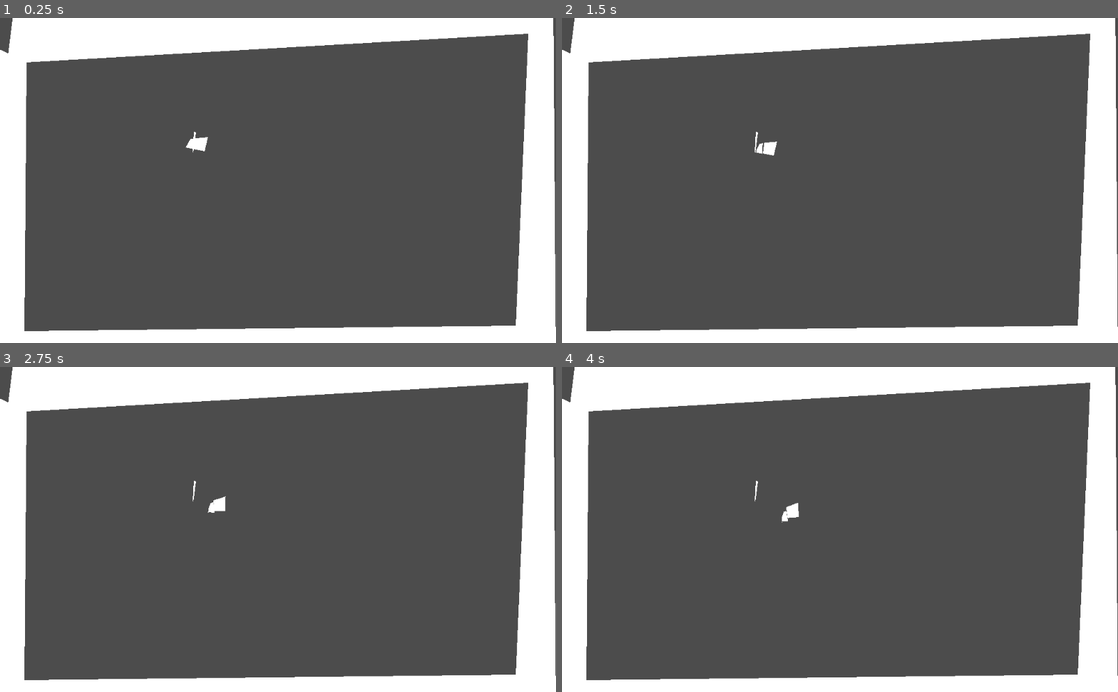
Above: before the commit, frames 1-4 (two rows, left to right).
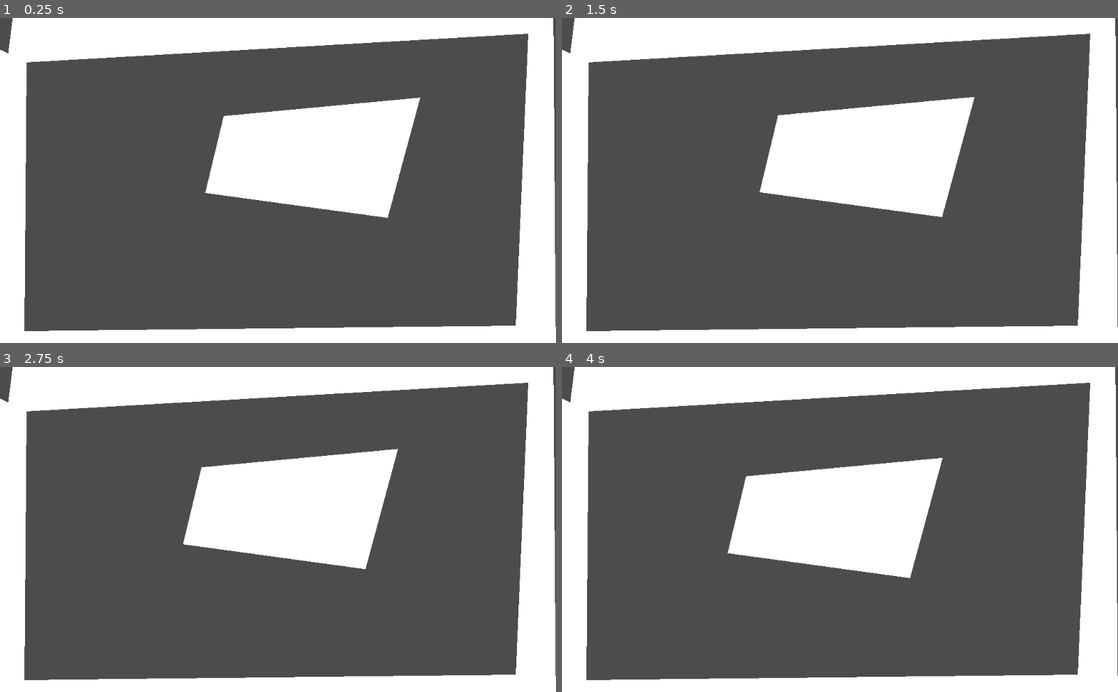
Above: after the commit, the same moments.

Repository: kennethbchen/Space-Chef-Game
Game: Godot game, scene res://Game.tscn
Same seed, same stepped clock (60 frames per second), same inputs: the game is played once before the commit and once after it.
Inputs (mouse positions are in pixels of both pictures, inside the frame that each line leads up to):
- Up to frame 1 (0.25 s): no input
- Up to frame 2 (1.5 s): tap Enter at 0.5 s; move the mouse to (962, 164) at 0.52 s; click (962, 164) at 0.67 s; move the mouse to (728, 196) at 1.27 s; click (728, 196) at 1.42 s
- Up to frame 3 (2.75 s): move the mouse to (333, 458) at 2.02 s; click (333, 458) at 2.17 s
- Up to frame 4 (4 s): move the mouse to (812, 594) at 2.77 s; click (812, 594) at 2.92 s; move the mouse to (1006, 578) at 3.52 s; click (1006, 578) at 3.67 s

The runs differ from the first frame. In frame 1, 11% of the frame differs, in the area x 33-76%, y 24-62%; in frame 2, 11%; in frame 3, 10%; in frame 4, 10%.

Commit message:
Implemented cutting polygons

Diff:
--- a/Game.tscn
+++ b/Game.tscn
@@ -1,12 +1,17 @@
-[gd_scene load_steps=4 format=2]
+[gd_scene load_steps=5 format=2]
 
-[ext_resource path="res://Libraries/polygon2d-fracture/RigidBody2D.gd" type="Script" id=1]
+[ext_resource path="res://Sprites/Square.png" type="Texture" id=1]
+[ext_resource path="res://Libraries/polygon2d-fracture/RigidBody2D.gd" type="Script" id=2]
 [ext_resource path="res://Scripts/Game.gd" type="Script" id=3]
 [ext_resource path="res://Scenes/BaseObject.tscn" type="PackedScene" id=4]
 
 [node name="Game" type="Node2D"]
 script = ExtResource( 3 )
 base_object = ExtResource( 4 )
+
+[node name="CutLine" type="Line2D" parent="."]
+width = 1.0
+default_color = Color( 1, 0, 0, 1 )
 
 [node name="Walls" type="StaticBody2D" parent="."]
 
@@ -16,17 +21,15 @@
 [node name="Polygon2D2" type="Polygon2D" parent="Walls"]
 polygon = PoolVector2Array( 49, 82, 45, 578, 950, 568, 973, 29, 13, 84, 26, -22, 1019, -34, 1024, 637, -43, 623, -15, 51 )
 
-[node name="CutSource" type="Polygon2D" parent="."]
-polygon = PoolVector2Array( 355, 247, 357, 210, 361, 211, 356, 249 )
-
 [node name="Objects" type="Node" parent="."]
 
 [node name="BaseObject" type="RigidBody2D" parent="Objects"]
 position = Vector2( 360, 232 )
-script = ExtResource( 1 )
+script = ExtResource( 2 )
+poly_texture = ExtResource( 1 )
 
 [node name="CollisionPolygon2D" type="CollisionPolygon2D" parent="Objects/BaseObject"]
-polygon = PoolVector2Array( -9, -9, -18, 7, 17, 14, 23, -12 )
+polygon = PoolVector2Array( 52, -51, 18, 91, 354, 137, 414, -85 )
 
 [node name="Polygon2D" type="Polygon2D" parent="Objects/BaseObject"]
-polygon = PoolVector2Array( -9, -9, -18, 7, 17, 14, 23, -12 )
+polygon = PoolVector2Array( 52, -51, 18, 91, 354, 137, 414, -85 )
--- a/Libraries/polygon2d-fracture/FractureUtil.gd
+++ b/Libraries/polygon2d-fracture/FractureUtil.gd
@@ -62,8 +62,7 @@
 			s_mass = source.mass
 
 
-		var cut_fracture_info : Dictionary = polyFracture.cutFracture(source_polygon, cut_shape, source_trans, cut_trans, .05, .05, 0.01, 1)
-
+		var cut_fracture_info : Dictionary = polyFracture.cutFracture(source_polygon, cut_shape, source_trans, cut_trans, 1, .05, 0.02, 1)
 		if cut_fracture_info.shapes.size() <= 0 and cut_fracture_info.fractures.size() <= 0:
 			continue
 
--- a/Scripts/Game.gd
+++ b/Scripts/Game.gd
@@ -3,37 +3,64 @@
 
 onready var object = $Object
 
-onready var cut_source = $CutSource
-
 onready var fracture_util = FractureUtil.new()
-
-onready var polygon_fracture = PolygonFracture.new()
 
 onready var objects = $Objects
 
+onready var cut_line = $CutLine
+
+onready var cut_start = Vector2.ZERO
+onready var cut_end = Vector2.ZERO
+
+
+
+var cutting = false
+
 export(PackedScene) var base_object
+
+
+
 
 # Called when the node enters the scene tree for the first time.
 func _ready():
 	fracture_util.init(base_object)
 	pass # Replace with function body.
 
+func _process(delta):
+	_draw_cut_line()
+
 func _input(event: InputEvent):
 
 	if event is InputEventMouseButton:
 		if event.button_index == 1 and event.pressed:
-			_cut()
+			cutting = true
+			cut_start = get_global_mouse_position()
+		elif event.button_index == 1:
+			cutting = false
+			cut_end = get_global_mouse_position()
+			_cut(cut_start, cut_end)
 
+func _draw_cut_line():
 
-func _cut():
+	cut_line.clear_points()
+
+	if !cutting:
+		return
+
+	cut_line.add_point(cut_start)
+	cut_line.add_point(get_global_mouse_position())
+
+func _cut(start: Vector2, end: Vector2):
+
+	var cut_pos = Vector2.ZERO
+
+	var cut_line = PoolVector2Array([start,end])
+	var cut_shape: PoolVector2Array = []
+	cut_shape = PolygonLib.offsetPolyline(cut_line, 1)[0]
+	cut_shape = PolygonLib.translatePolygon(cut_shape, -start)
+
 	var cut_rot = 0
-	var cut_pos = cut_source.position
-
-	var cut_shape = cut_source.polygon
-
 
 	var cut_force = 20
 
-	fracture_util.cutSourcePolygons(objects, cut_pos, cut_shape, cut_rot, cut_force)
-
-	pass
+	fracture_util.cutSourcePolygons(objects, start, cut_shape, cut_rot, cut_force)
